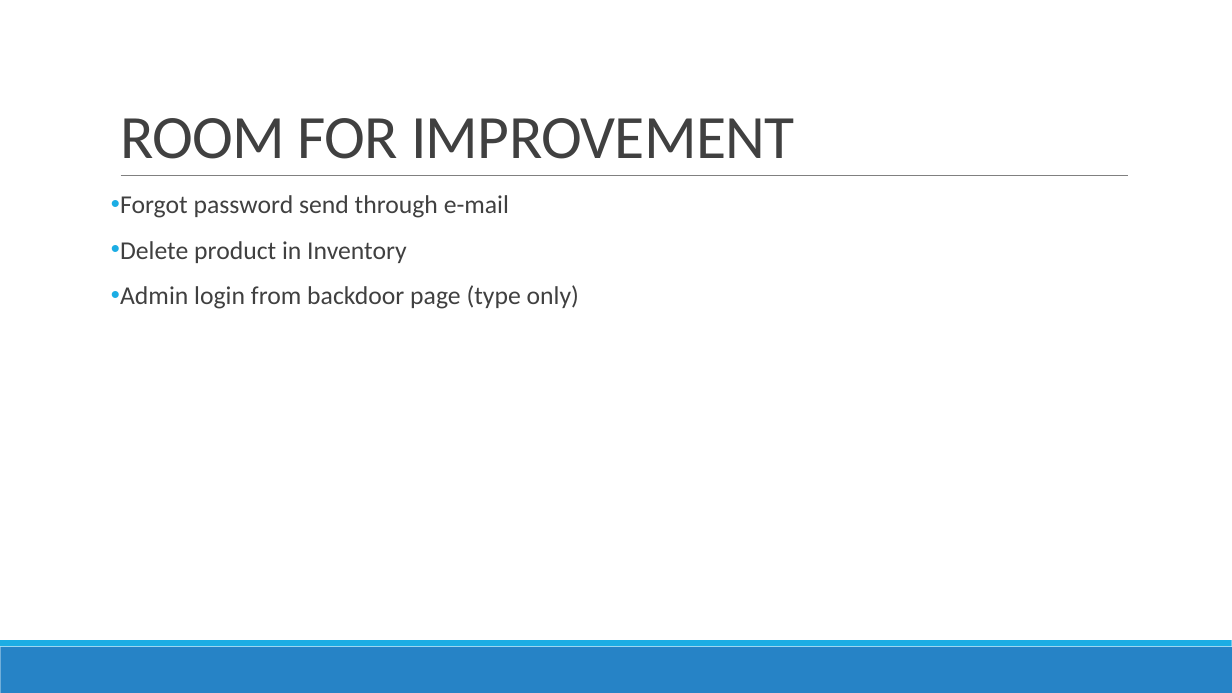
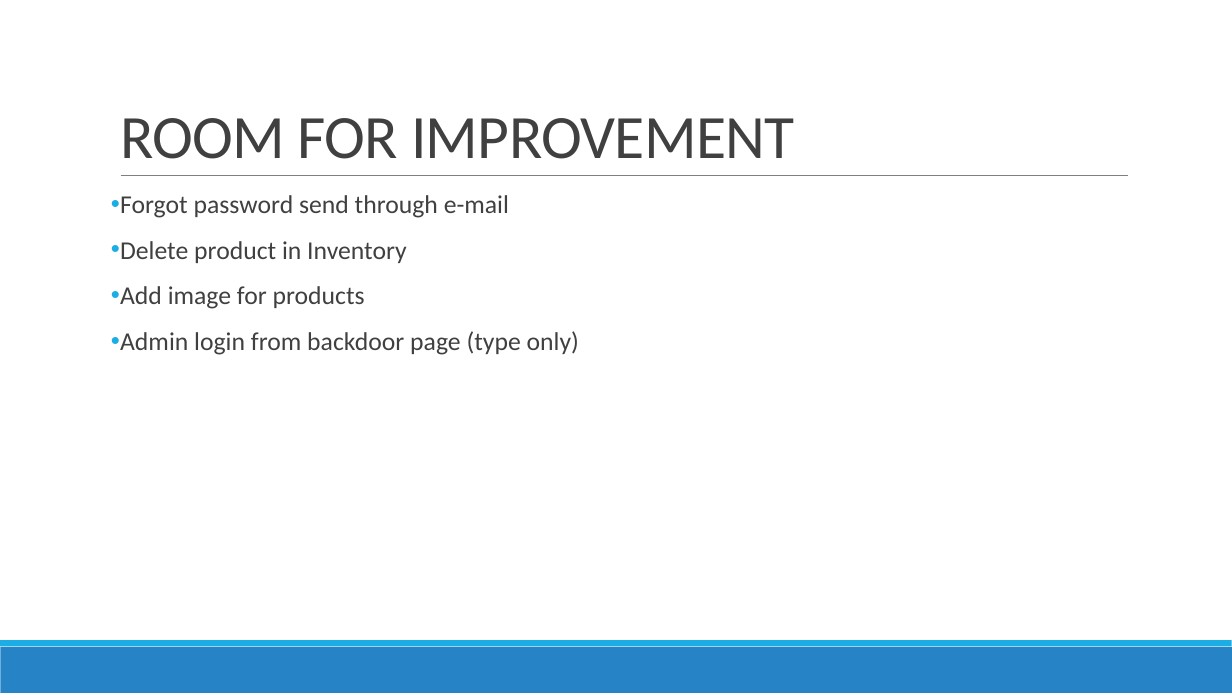
Before and after one commit to Ouroline/SE-Project, a slide deck: slide 6 of PP SE.pptx. Drawn at 1232x693 pixels with LibreOffice and Linux fonts; fonts in the diff are those of the drawing. Boxes give left, top, right and bottom in pixels: in the first picture for what was removed or moved away, otherwise in the second. Text is boxed around its words. In the diff, an @@ line names an element or a change of style, - is before the commit and + after.

```diff
--- a/PP SE.pptx
+++ b/PP SE.pptx
@@ text at bbox=[120, 286, 365, 309]: paragraph added @@
+• Add image for products
```
Also in this commit, not shown: 2 other slides changed.
